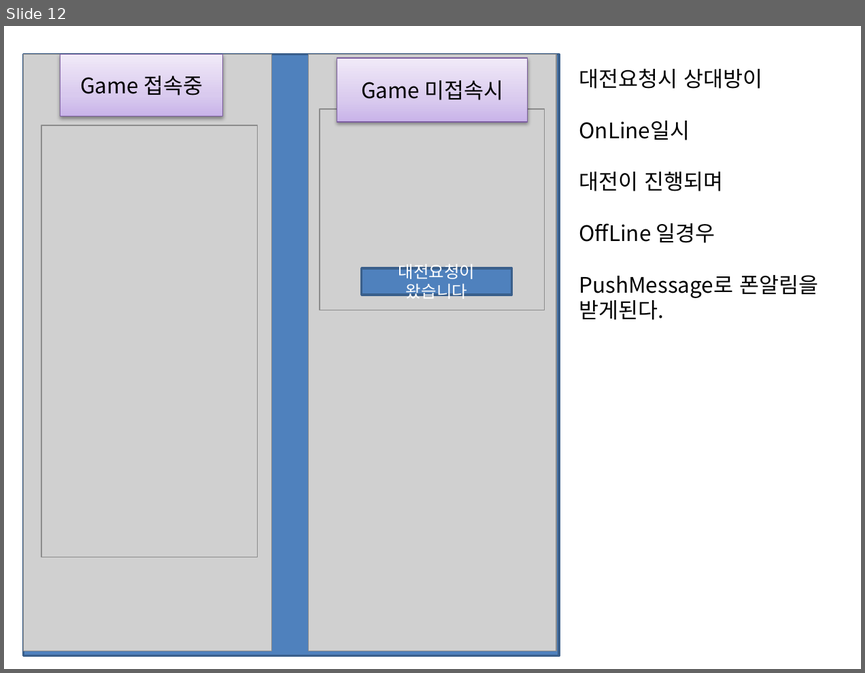
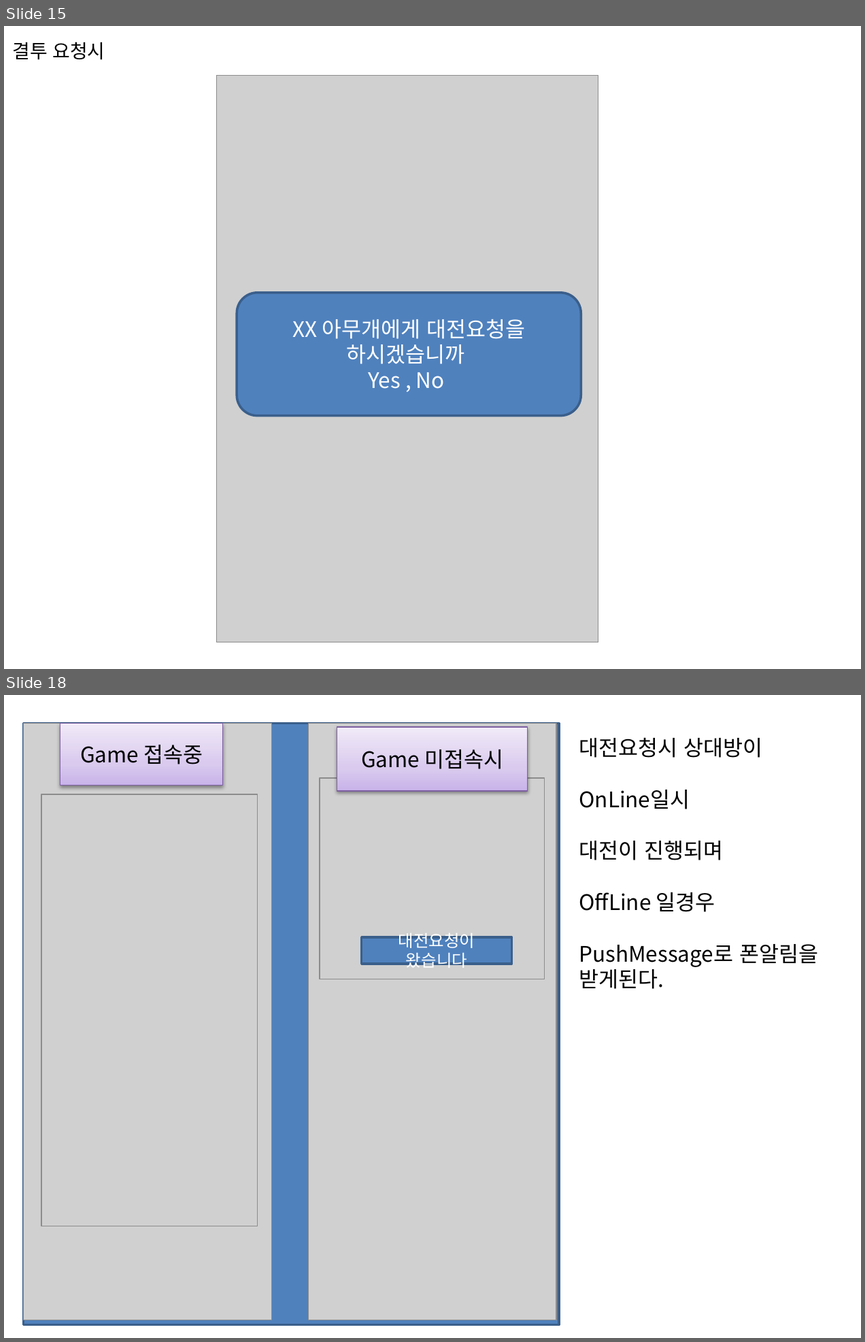
Before and after one commit to Pacman18/Plan, a slide deck: Take게임플로우.pptx. Shown one above the other, each under a label of ours: slide 12 before the commit, slides 15 and 18 after it; the slides between them are not shown. The pictures are 865x673 and 865x1342 pixels, drawn with LibreOffice and Linux fonts; fonts in the diff are those of the drawing; grey boxes stand for pictures. Boxes give left, top, right and bottom in pixels: in the first picture for what was removed or moved away, otherwise in the second. Text is boxed around its words. In the diff, an @@ line names an element or a change of style, - is before the commit and + after.

```diff
--- a/Take게임플로우.pptx
+++ b/Take게임플로우.pptx
@@ slide 15 added at box(4, 26, 861, 669), background #FFFFFF @@
@@ text added at box(12, 42, 105, 60), 16 pt, text #000000 @@
+결투 요청시
@@ picture added at box(216, 76, 598, 642) @@
@@ rounded rectangle added at box(237, 293, 581, 416), fill #4F81BD, outline #3A5F8C 2 pt, 18 pt, text #FFFFFF @@
+XX 아무개에게 대전요청을 하시겠습니까
+Yes , No
@@ what was slide 12 is now slide 18 @@
```
Also in this commit, not shown: 12 slides changed, 6 other slides added.
